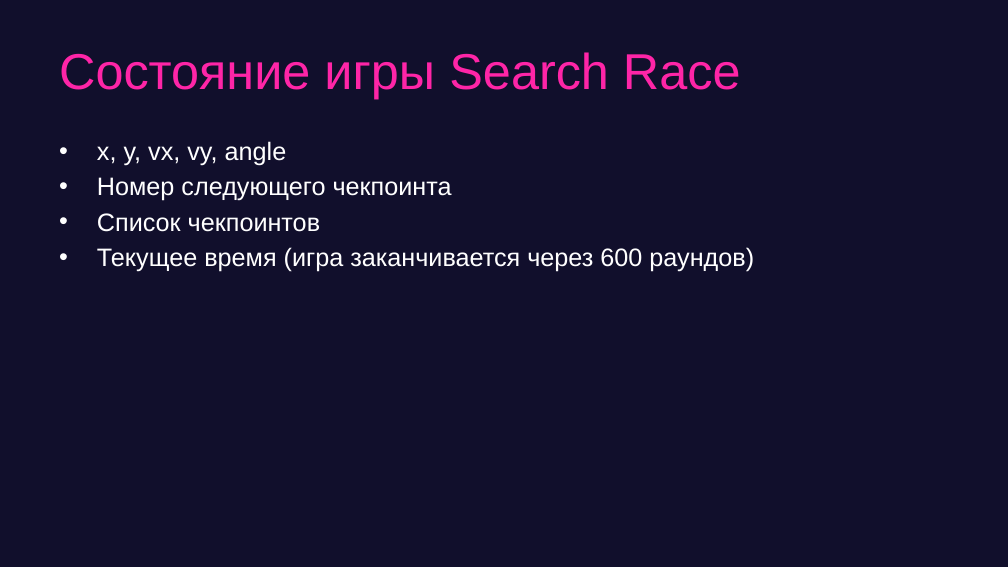
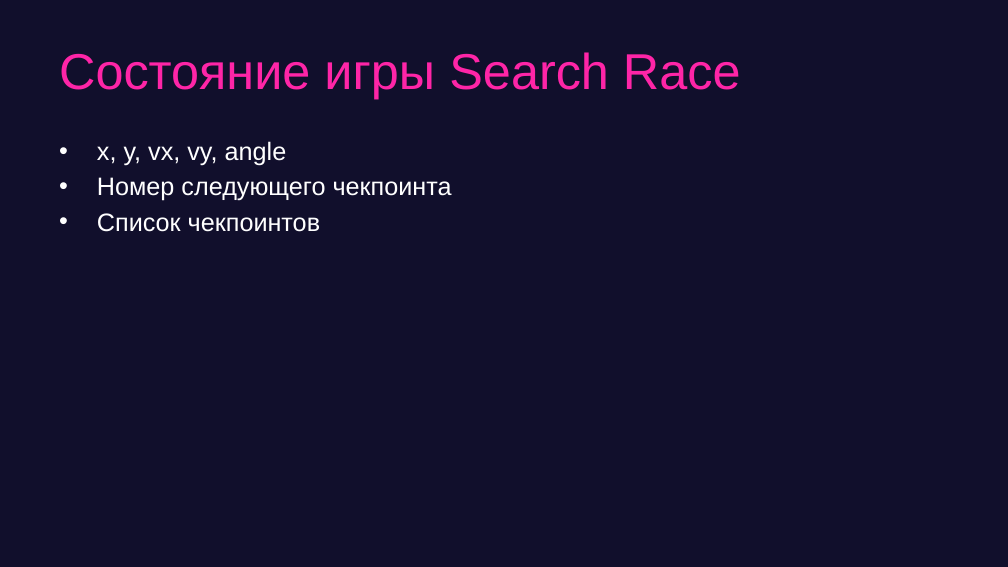
Before and after one commit to game-ai-course/game-ai-school, a slide deck: slide 11 of day1-montecarlo.pptx. Drawn at 1008x567 pixels with LibreOffice and Linux fonts; fonts in the diff are those of the drawing. Boxes give left, top, right and bottom in pixels: in the first picture for what was removed or moved away, otherwise in the second. Text is boxed around its words. In the diff, an @@ line names an element or a change of style, - is before the commit and + after.

```diff
--- a/day1-montecarlo.pptx
+++ b/day1-montecarlo.pptx
@@ text at box(97, 247, 754, 272): paragraph removed @@
-• Текущее время (игра заканчивается через 600 раундов)
```
Also in this commit, not shown: 7 other slides changed, 1 slide added.
